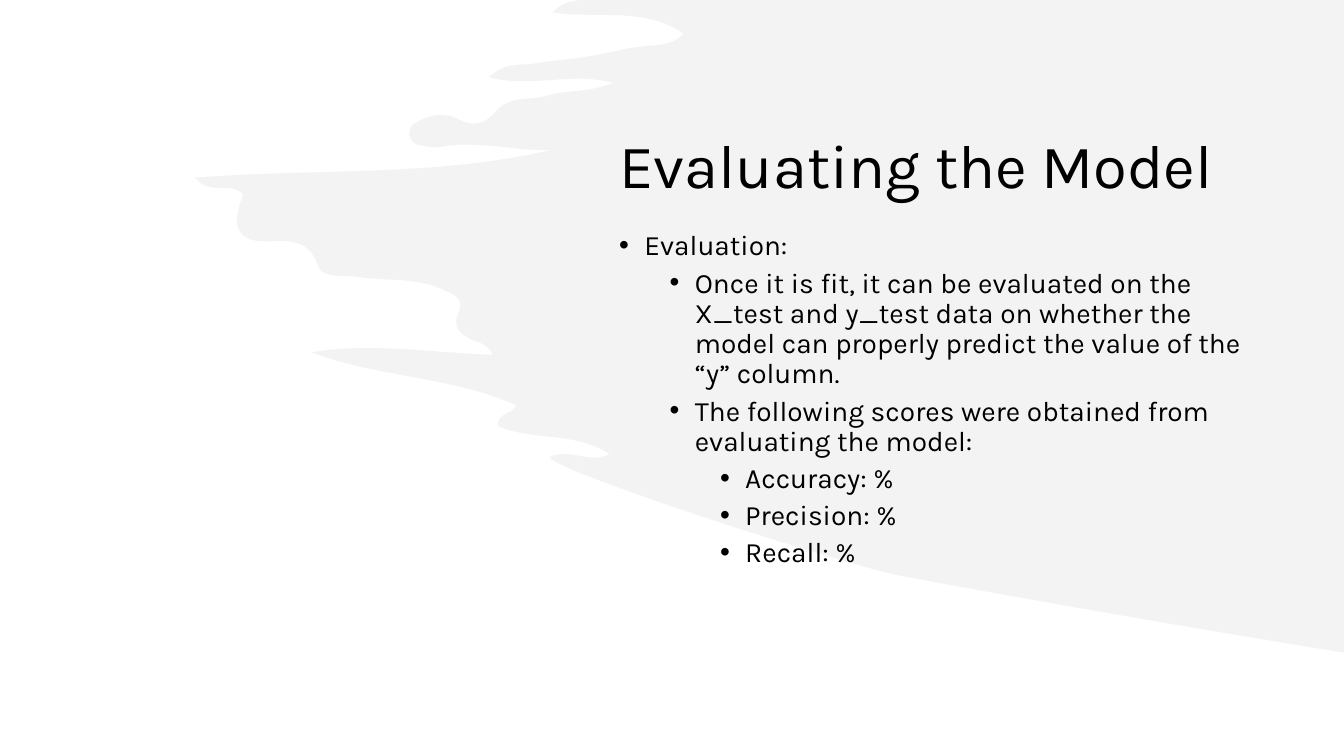
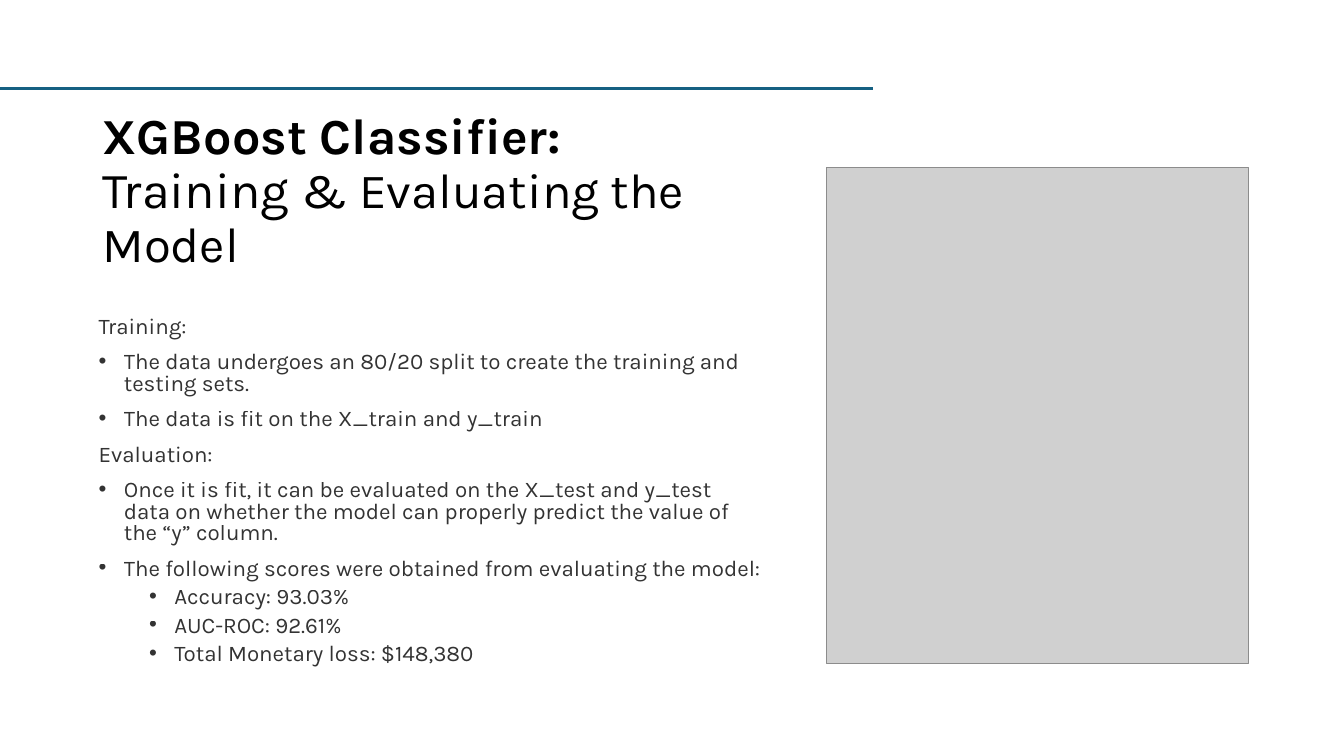
Before and after one commit to Mcusac/Case-Study-X, a slide deck: slide 9 of Cusack_Matthew_CaseStudy7.pptx (slide 10 before the commit). Drawn at 1344x756 pixels with LibreOffice and Linux fonts; fonts in the diff are those of the drawing; grey boxes stand for pictures. Boxes give left, top, right and bottom in pixels: in the first picture for what was removed or moved away, otherwise in the second. Text is boxed around its words. In the diff, an @@ line names an element or a change of style, - is before the commit and + after.

```diff
--- a/Cusack_Matthew_CaseStudy7.pptx
+++ b/Cusack_Matthew_CaseStudy7.pptx
@@ freeform shape removed at [195,0,1344,652] @@
@@ line added from (0, 89) to (871, 89), #E97132 2 pt @@
@@ title at [102,118,684,263]: text changed; size 44 to 36 pt @@
-Evaluating the Model
+XGBoost Classifier: Training & Evaluating the Model
@@ picture added at [827,168,1249,664] @@
@@ freeform shape added at [1239,241,1249,251], fill #156082 @@
@@ text "Training:": place and size @@
-text "Training:" at [644,235,1240,563]
+text "Training:" at [99,318,760,667]
@@ text at [99,318,739,432]: paragraphs added @@
+Training:
+• The data undergoes an 80/20 split to create the training and testing sets.
+• The data is fit on the X_train and y_train
@@ text at [99,446,760,582]: size 20 to 16 pt, text colour #000000 to #000000 at 80% opacity in "Evaluation:", "Once it is fit, it can be ...", "The following scores were obtained from evaluating ..."; bullet • to none; line spacing 0.9 to 0.8; list level 2 to 1 in "Once it is fit, it ..."; list level 2 to 1 in "The following scores were obtained ..." @@
@@ text at [174,590,473,667]: text changed; size 20 to 16 pt; text colour #000000 to #000000 at 80% opacity @@
-    • Accuracy: %
-    • Precision: %
-    • Recall: %
+  • Accuracy: 93.03%
+  • AUC-ROC: 92.61%
+  • Total Monetary loss: $148,380
```
Also in this commit, not shown: 9 other slides changed, 6 slides added, 3 slides removed, 15 other files.
